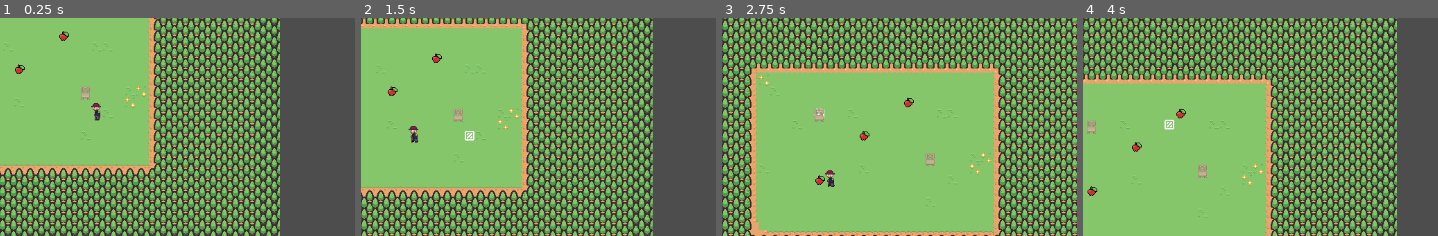
Above: before the commit, frames 1-4 (left to right).
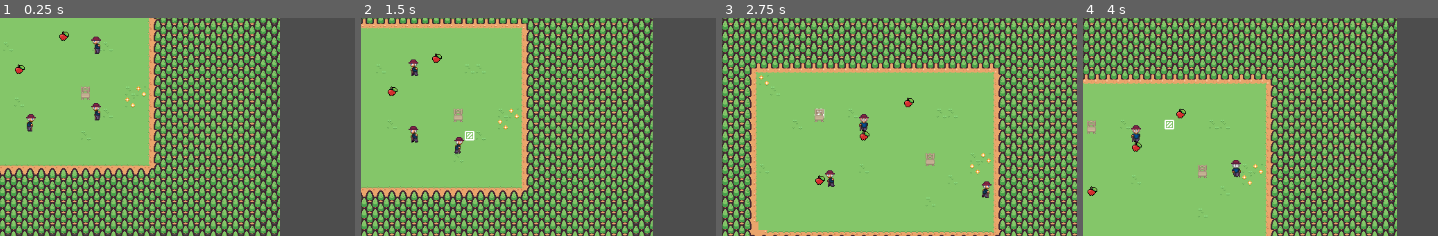
Above: after the commit, the same moments.

Repository: taylor1355/npc-simulation
Game: Godot game, scene res://src/main.tscn
The game is run twice, just before and just after one commit, with the same random seed, the same clock (stepped at 60 frames per second) and the same inputs.
Inputs (mouse positions are % of the whole screen's width and height, from its top left):
- Up to frame 1 (0.25 s): no input
- Up to frame 2 (1.5 s): tap Enter at 0.5 s; drag from (56, 48) to (40, 34) at 0.52 s; drag from (61, 44) to (51, 69) at 1.27 s
- Up to frame 3 (2.75 s): move the mouse to (41, 39) at 2.02 s; hold Middle mouse button (drag_camera) from 2.03 s (still down); click (41, 39) at 2.3 s
- Up to frame 4 (4 s): release Middle mouse button (drag_camera) at 2.75 s; drag from (56, 64) to (69, 46) at 2.77 s; drag from (69, 31) to (55, 51) at 3.52 s
The pictures show only the part of the screen within x 42-92%, y 27-77%; the shares and areas given below are measured in that part.

The runs differ from the first frame. In frame 1, 0.3% of the frame differs, in the area x 7-29%, y 8-53%; in frame 2, 0.3%; in frame 3, 0.3%; in frame 4, 0.3%, in the area x 13-45%, y 49-73%.

Commit message:
refactor: migrate from signals to type-safe event system
This commit migrates the codebase from using direct signals to a new type-safe event system. The changes improve type safety, IDE support, and maintainability.

Key changes:
- Replace FieldEvents signal bus with EventBus implementation
- Create specialized event classes for different event types
- Convert all signal connections to use event_dispatched with type checking
- Update signal emissions to use event factory methods
- Fix signal parameter mismatches in interaction handlers
- Use CONNECT_ONE_SHOT for one-time signal connections
- Fix RequestType reference in interaction.gd

Diff:
--- /dev/null
+++ b/src/common/events/event.gd
@@ -0,0 +1,28 @@
+class_name Event extends RefCounted
+
+## Base class for all game events
+## Provides common functionality and type safety for the event system
+
+enum Type {
+	CELL_HIGHLIGHTED,
+	CELL_SELECTED,
+	GAMEPIECE_CELL_CHANGED,
+	GAMEPIECE_PATH_SET,
+	GAMEPIECE_CLICKED,
+	GAMEPIECE_DESTROYED,
+	NPC_NEED_CHANGED,
+	FOCUSED_GAMEPIECE_CHANGED,
+	TERRAIN_CHANGED,
+	INPUT_PAUSED
+}
+
+var event_type: Type
+var timestamp: float
+
+func _init(type: Type) -> void:
+	event_type = type
+	timestamp = Time.get_unix_time_from_system()
+
+## Helper function to check event type
+func is_type(type: Type) -> bool:
+	return event_type == type
--- /dev/null
+++ b/src/common/events/event_bus.gd
@@ -0,0 +1,67 @@
+class_name EventBus extends Node
+
+## Typed event bus that handles event dispatching with type safety
+
+func _init() -> void:
+	pass
+
+signal event_dispatched(event: Event)
+
+# Specific signals for each event type
+signal cell_highlighted(event: CellEvent)
+signal cell_selected(event: CellEvent)
+signal gamepiece_cell_changed(event: GamepieceEvents.CellChangedEvent)
+signal gamepiece_path_set(event: GamepieceEvents.PathSetEvent)
+signal gamepiece_clicked(event: GamepieceEvents.ClickedEvent)
+signal gamepiece_destroyed(event: GamepieceEvents.DestroyedEvent)
+signal npc_need_changed(event: NpcEvents.NeedChangedEvent)
+signal focused_gamepiece_changed(event: GamepieceEvents.FocusedEvent)
+signal terrain_changed(event: Event)
+signal input_paused(is_paused: bool)
+
+# Cell change tracking
+var _cell_changes_this_frame: Array[Vector2i] = []
+
+func _ready() -> void:
+	# Connect to our own signal to track cell changes
+	event_dispatched.connect(
+		func(event: Event):
+			if event.is_type(Event.Type.GAMEPIECE_CELL_CHANGED):
+				var gp_event := event as GamepieceEvents.CellChangedEvent
+				_cell_changes_this_frame.append(gp_event.gamepiece.cell)
+	)
+	set_process_priority(99999999)  # Run last in frame
+
+func _process(_delta: float) -> void:
+	_cell_changes_this_frame.clear()
+
+## Dispatch an event to all listeners
+func dispatch(event: Event) -> void:
+	event_dispatched.emit(event)
+
+	# Emit type-specific signal
+	match event.event_type:
+		Event.Type.CELL_HIGHLIGHTED:
+			cell_highlighted.emit(event as CellEvent)
+		Event.Type.CELL_SELECTED:
+			cell_selected.emit(event as CellEvent)
+		Event.Type.GAMEPIECE_CELL_CHANGED:
+			gamepiece_cell_changed.emit(event as GamepieceEvents.CellChangedEvent)
+		Event.Type.GAMEPIECE_PATH_SET:
+			gamepiece_path_set.emit(event as GamepieceEvents.PathSetEvent)
+		Event.Type.GAMEPIECE_CLICKED:
+			gamepiece_clicked.emit(event as GamepieceEvents.ClickedEvent)
+		Event.Type.GAMEPIECE_DESTROYED:
+			gamepiece_destroyed.emit(event as GamepieceEvents.DestroyedEvent)
+		Event.Type.NPC_NEED_CHANGED:
+			npc_need_changed.emit(event as NpcEvents.NeedChangedEvent)
+		Event.Type.FOCUSED_GAMEPIECE_CHANGED:
+			focused_gamepiece_changed.emit(event as GamepieceEvents.FocusedEvent)
+		Event.Type.TERRAIN_CHANGED:
+			terrain_changed.emit(event)
+		Event.Type.INPUT_PAUSED:
+			input_paused.emit(event.get("is_paused"))
+
+## Check if a gamepiece moved to a cell this frame
+func did_gp_move_to_cell_this_frame(cell: Vector2i) -> bool:
+	return _cell_changes_this_frame.has(cell)
--- /dev/null
+++ b/src/common/events/field_events/cell_event.gd
@@ -0,0 +1,14 @@
+class_name CellEvent extends Event
+
+## Event for cell-related actions (highlighting, selection)
+var cell: Vector2i
+
+func _init(type: Type, cell_pos: Vector2i) -> void:
+	super(type)
+	cell = cell_pos
+
+static func create_highlight(cell_pos: Vector2i) -> CellEvent:
+	return CellEvent.new(Type.CELL_HIGHLIGHTED, cell_pos)
+
+static func create_select(cell_pos: Vector2i) -> CellEvent:
+	return CellEvent.new(Type.CELL_SELECTED, cell_pos)
--- /dev/null
+++ b/src/common/events/field_events/gamepiece_events.gd
@@ -0,0 +1,58 @@
+class_name GamepieceEvents extends RefCounted
+
+## Collection of gamepiece-related event classes
+
+class CellChangedEvent extends Event:
+	var gamepiece: Gamepiece
+	var old_cell: Vector2i
+
+	func _init(piece: Gamepiece, old_pos: Vector2i) -> void:
+		super(Type.GAMEPIECE_CELL_CHANGED)
+		gamepiece = piece
+		old_cell = old_pos
+
+class PathSetEvent extends Event:
+	var gamepiece: Gamepiece
+	var destination_cell: Vector2i
+
+	func _init(piece: Gamepiece, dest_pos: Vector2i) -> void:
+		super(Type.GAMEPIECE_PATH_SET)
+		gamepiece = piece
+		destination_cell = dest_pos
+
+class ClickedEvent extends Event:
+	var gamepiece: Gamepiece
+
+	func _init(piece: Gamepiece) -> void:
+		super(Type.GAMEPIECE_CLICKED)
+		gamepiece = piece
+
+class DestroyedEvent extends Event:
+	var gamepiece: Gamepiece
+
+	func _init(piece: Gamepiece) -> void:
+		super(Type.GAMEPIECE_DESTROYED)
+		gamepiece = piece
+
+class FocusedEvent extends Event:
+	var gamepiece: Gamepiece
+
+	func _init(piece: Gamepiece) -> void:
+		super(Type.FOCUSED_GAMEPIECE_CHANGED)
+		gamepiece = piece
+
+## Static factory methods
+static func create_cell_changed(piece: Gamepiece, old_pos: Vector2i) -> CellChangedEvent:
+	return CellChangedEvent.new(piece, old_pos)
+
+static func create_path_set(piece: Gamepiece, dest_pos: Vector2i) -> PathSetEvent:
+	return PathSetEvent.new(piece, dest_pos)
+
+static func create_clicked(piece: Gamepiece) -> ClickedEvent:
+	return ClickedEvent.new(piece)
+
+static func create_destroyed(piece: Gamepiece) -> DestroyedEvent:
+	return DestroyedEvent.new(piece)
+
+static func create_focused(piece: Gamepiece) -> FocusedEvent:
+	return FocusedEvent.new(piece)
--- /dev/null
+++ b/src/common/events/field_events/npc_events.gd
@@ -0,0 +1,18 @@
+class_name NpcEvents extends RefCounted
+
+## Collection of NPC-related event classes
+
+class NeedChangedEvent extends Event:
+	var npc: Gamepiece
+	var need_id: String
+	var new_value: float
+
+	func _init(piece: Gamepiece, need: String, value: float) -> void:
+		super(Type.NPC_NEED_CHANGED)
+		npc = piece
+		need_id = need
+		new_value = value
+
+## Static factory methods
+static func create_need_changed(piece: Gamepiece, need: String, value: float) -> NeedChangedEvent:
+	return NeedChangedEvent.new(piece, need, value)
--- /dev/null
+++ b/src/common/events/field_events/system_events.gd
@@ -0,0 +1,14 @@
+class_name SystemEvents extends RefCounted
+
+## Collection of system-related event classes
+
+class InputPausedEvent extends Event:
+	var is_paused: bool
+
+	func _init(paused: bool) -> void:
+		super(Type.INPUT_PAUSED)
+		is_paused = paused
+
+## Static factory methods
+static func create_input_paused(paused: bool) -> InputPausedEvent:
+	return InputPausedEvent.new(paused)
--- a/src/common/field_events.gd
+++ b/src/common/field_events.gd
@@ -1,62 +1,2 @@
-## A signal bus to connect distant scenes to various field-exclusive events.
-extends Node
-
-## Set this object's process priority to a very high number.
-## We want the Field Event manager's _process method to run after all Gamepieces and Controllers.
-const PROCESS_PRIORITY: = 99999999
-
-## Emitted when the cursor moves to a new position on the field gameboard.
-signal cell_highlighted(cell: Vector2i)
-
-## Emitted when the player selects a cell on the field gameboard via the [FieldCursor].
-signal cell_selected(cell: Vector2i)
-
-## Gamepiece related signals, usually emitted by the the gamepieces themselves.
-signal gamepiece_cell_changed(gamepiece: Gamepiece, old_cell: Vector2i)
-signal gamepiece_path_set(gamepiece: Gamepiece, destination_cell: Vector2i)
-signal gamepiece_clicked(gamepiece: Gamepiece)
-signal gamepiece_destroyed(gamepiece: Gamepiece)
-
-## NPC related signals
-signal npc_need_changed(gamepiece: Gamepiece, need_id: String, new_value: float)
-
-## Emitted when the focused gamepiece changes. Used to update UI elements.
-signal focused_gamepiece_changed(new_focused_gamepiece: Gamepiece)
-
-## Emitted whenever terrain passability changes. Pathfinders will need to be rebuilt.
-signal terrain_changed
-
-## Emitted whenever ALL input within the field state is to be paused or resumed.
-## Typically emitted by combat, dialogues, etc.
-signal input_paused(is_paused: bool)
-
-# The physics engine updates a frame after physics object move, which plays havoc with our
-# CollisionFinder class (objects are not there the same frame they move!).
-# This is an issue for moving gamepices. Multiple Gamepieces may decide to move onto the same cell
-# in the same frame, since their collision shapes will not yet be blocking the cell.
-# The Field Events manager keeps track of these edge cases by recording which cells were targeted
-# for movement THIS FRAME. The record will be cleared at the end of the frame and wait for other
-# cell_changed signals.
-# Please note that this is not a comprehensive list of moving gamepieces, but rather a list of
-# changes in cells that occured from Gamepieces for this frame only.
-var _cell_changes_this_frame: Array[Vector2i] = []
-
-
-func _ready() -> void:
-	gamepiece_cell_changed.connect(_on_gamepiece_cell_changed)
-
-	# We want to clear the record of this frame's cell changes at the end of the frame, so this
-	# class's _process() should run last.
-	set_process_priority(PROCESS_PRIORITY)
-
-
-func _process(_delta: float) -> void:
-	_cell_changes_this_frame.clear()
-
-
-func did_gp_move_to_cell_this_frame(cell: Vector2i) -> bool:
-	return _cell_changes_this_frame.has(cell)
-
-
-func _on_gamepiece_cell_changed(gamepiece: Gamepiece, _old_cell: Vector2i) -> void:
-	_cell_changes_this_frame.append(gamepiece.cell)
+## Global event bus for field-related events
+extends EventBus
--- a/src/common/globals.gd
+++ b/src/common/globals.gd
@@ -3,7 +3,11 @@
 var focused_gamepiece: Gamepiece = null
 
 func _ready() -> void:
-	FieldEvents.focused_gamepiece_changed.connect(_on_focused_gamepiece_changed)
+	FieldEvents.event_dispatched.connect(
+		func(event: Event):
+			if event.is_type(Event.Type.FOCUSED_GAMEPIECE_CHANGED):
+				_on_focused_gamepiece_changed(event as GamepieceEvents.FocusedEvent)
+	)
 
-func _on_focused_gamepiece_changed(gamepiece: Gamepiece) -> void:
-	focused_gamepiece = gamepiece
+func _on_focused_gamepiece_changed(event: GamepieceEvents.FocusedEvent) -> void:
+	focused_gamepiece = event.gamepiece
--- a/src/field/field.gd
+++ b/src/field/field.gd
@@ -10,7 +10,11 @@
 	assert(gameboard)
 	randomize()
 
-	FieldEvents.gamepiece_clicked.connect(_on_gamepiece_clicked)
+	FieldEvents.event_dispatched.connect(
+		func(event: Event):
+			if event.is_type(Event.Type.GAMEPIECE_CLICKED):
+				_on_gamepiece_clicked(event as GamepieceEvents.ClickedEvent)
+	)
 
 	# The field state must pause/unpause with combat accordingly.
 	# Note that pausing/unpausing input is already wrapped up in triggers, which are what will initiate combat.
@@ -23,14 +27,14 @@
 
 # func _unhandled_key_input(event: InputEvent) -> void:
 	# if event.is_action_pressed("pause"):
-	# 	FieldEvents.input_paused.emit(true)
+	# 	FieldEvents.dispatch(SystemEvents.create_input_paused(true))
 	# 	print("Field paused")
 	# elif event.is_action_released("pause"):
-	# 	FieldEvents.input_paused.emit(false)
+	# 	FieldEvents.dispatch(SystemEvents.create_input_paused(false))
 	# 	print("Field unpaused")
 
-func _on_gamepiece_clicked(gamepiece: Gamepiece) -> void:
-	set_focused_game_piece(gamepiece)
+func _on_gamepiece_clicked(event: GamepieceEvents.ClickedEvent) -> void:
+	set_focused_game_piece(event.gamepiece)
 
 
 func set_focused_game_piece(value: Gamepiece) -> void:
@@ -46,4 +50,6 @@
 
 	Camera.gamepiece = focused_game_piece
 
-	FieldEvents.focused_gamepiece_changed.emit(focused_game_piece)
+	FieldEvents.dispatch(
+		GamepieceEvents.create_focused(focused_game_piece)
+	)
--- a/src/field/field_cursor.gd
+++ b/src/field/field_cursor.gd
@@ -33,7 +33,11 @@
 func _ready() -> void:
 	assert(gameboard, "\n%s::initialize error - Invalid Gameboard reference!" % name)
 
-	FieldEvents.input_paused.connect(_on_input_paused)
+	FieldEvents.event_dispatched.connect(
+		func(event: Event):
+			if event.is_type(Event.Type.INPUT_PAUSED):
+				_on_input_paused(event as SystemEvents.InputPausedEvent)
+	)
 
 
 func _unhandled_input(event: InputEvent) -> void:
@@ -44,8 +48,11 @@
 	elif event.is_action_released("select"):
 		get_viewport().set_input_as_handled()
 
-		selected.emit(_get_cell_under_mouse())
-		FieldEvents.cell_selected.emit(_get_cell_under_mouse())
+		var cell = _get_cell_under_mouse()
+		selected.emit(cell)
+		FieldEvents.dispatch(
+			CellEvent.create_select(cell)
+		)
 
 
 ## Limit cursor selection to a particular subset of cells.
@@ -78,7 +85,10 @@
 		set_cell(0, focus, 0, Vector2(1, 5))
 
 	focus_changed.emit(old_focus, focus)
-	FieldEvents.cell_highlighted.emit(focus)
+	if focus != Gameboard.INVALID_CELL:
+		FieldEvents.dispatch(
+			CellEvent.create_highlight(focus)
+		)
 
 
 # Convert mouse/touch coordinates to a gameboard cell.
@@ -98,8 +108,8 @@
 	return not valid_cells.is_empty() and not cell in valid_cells
 
 
-func _on_input_paused(is_paused: bool) -> void:
-	set_process_unhandled_input(!is_paused)
+func _on_input_paused(event: SystemEvents.InputPausedEvent) -> void:
+	set_process_unhandled_input(!event.is_paused)
 
-	if is_paused:
+	if event.is_paused:
 		set_focus(Gameboard.INVALID_CELL)
--- a/src/field/gamepieces/controllers/gamepiece_controller.gd
+++ b/src/field/gamepieces/controllers/gamepiece_controller.gd
@@ -75,7 +75,11 @@
 		_gamepiece.arrived.connect(_on_gamepiece_arrived)
 
 		# The controller will be notified of any changes in the gameboard and respond accordingly.
-		FieldEvents.gamepiece_cell_changed.connect(_on_gamepiece_cell_changed)
+		FieldEvents.event_dispatched.connect(
+			func(event: Event):
+				if event.is_type(Event.Type.GAMEPIECE_CELL_CHANGED):
+					_on_gamepiece_cell_changed(event as GamepieceEvents.CellChangedEvent)
+		)
 		FieldEvents.terrain_changed.connect(_on_terrain_passability_changed)
 
 		# Update pathfinding when movement blocking changes
@@ -253,9 +257,9 @@
 
 
 # Whenever a gamepiece moves, flag its destination and origin as in need of an update.
-func _on_gamepiece_cell_changed(gamepiece: Gamepiece, old_cell: Vector2) -> void:
-	_cells_to_update.append(old_cell)
-	_cells_to_update.append(gamepiece.cell)
+func _on_gamepiece_cell_changed(event: GamepieceEvents.CellChangedEvent) -> void:
+	_cells_to_update.append(event.old_cell)
+	_cells_to_update.append(event.gamepiece.cell)
 
 
 # Various events may trigger a change in the terrain which, in turn, changes which cells are
--- a/src/field/gamepieces/gamepiece.gd
+++ b/src/field/gamepieces/gamepiece.gd
@@ -110,18 +110,22 @@
 		# Ensure that the gamepiece and its path are at the same scale. Enables using local scale for movement coordinates (simplifies path creation)
 		_path.global_scale = global_scale
 
-		# Forward local signals to the corresponding FieldEvents
+		# Forward local signals
 		cell_changed.connect(
-			func(old_cell: Vector2): FieldEvents.gamepiece_cell_changed.emit(self, old_cell)
+			func(old_cell: Vector2):
+				var event = GamepieceEvents.create_cell_changed(self, old_cell)
+				FieldEvents.dispatch(event)
 		)
 		_click_area.clicked.connect(
-			func(): FieldEvents.gamepiece_clicked.emit(self)
+			func():
+				var event = GamepieceEvents.create_clicked(self)
+				FieldEvents.dispatch(event)
 		)
 
-		# Set up gamepiece to be deleted on gamepiece_destroyed signal
+		# Set up gamepiece to be deleted on gamepiece_destroyed event
 		FieldEvents.gamepiece_destroyed.connect(
-			func(gamepiece: Gamepiece):
-				if gamepiece == self:
+			func(event: GamepieceEvents.DestroyedEvent):
+				if event.gamepiece == self:
 					queue_free()
 		)
 
--- a/src/field/interactions/interaction.gd
+++ b/src/field/interactions/interaction.gd
@@ -1,6 +1,6 @@
 class_name Interaction extends RefCounted
 
-const RequestType = preload("res://src/field/interactions/interaction_request.gd").Type
+const RequestType = preload("res://src/field/interactions/interaction_request.gd").RequestType
 
 var name: String
 var description: String
--- a/src/field/interactions/interaction_request.gd
+++ b/src/field/interactions/interaction_request.gd
@@ -1,6 +1,6 @@
 class_name InteractionRequest extends RefCounted
 
-enum Type {
+enum RequestType {
 	START,
 	CANCEL
 }
@@ -12,7 +12,7 @@
 }
 
 var interaction_name: String
-var request_type: Type
+var request_type: RequestType
 var status: Status
 var npc_controller: NpcController
 var item_controller: ItemController
@@ -22,7 +22,7 @@
 signal rejected(reason: String)
 
 
-func _init(_interaction_name: String, _request_type: Type, _npc: NpcController, _arguments: Dictionary = {}):
+func _init(_interaction_name: String, _request_type: RequestType, _npc: NpcController, _arguments: Dictionary = {}):
 	interaction_name = _interaction_name
 	request_type = _request_type
 	npc_controller = _npc
--- a/src/field/items/components/consumable_component.gd
+++ b/src/field/items/components/consumable_component.gd
@@ -42,7 +42,9 @@
 
 func _finish_interaction() -> void:
 	if percent_left <= 0.0:
-		FieldEvents.gamepiece_destroyed.emit(item_controller._gamepiece)
+		FieldEvents.dispatch(
+			GamepieceEvents.create_destroyed(item_controller._gamepiece)
+		)
 	need_modifying._finish_interaction()
 	interaction_finished.emit(INTERACTION_NAME, {})
 
--- a/src/field/items/item_controller.gd
+++ b/src/field/items/item_controller.gd
@@ -42,9 +42,9 @@
 			request.reject("Interaction not found")
 			return
 
-		if request.request_type == InteractionRequest.Type.START:
+		if request.request_type == InteractionRequest.RequestType.START:
 			interaction.start_request.emit(request)
-		elif request.request_type == InteractionRequest.Type.CANCEL:
+		elif request.request_type == InteractionRequest.RequestType.CANCEL:
 			interaction.cancel_request.emit(request)
 		else:
 			request.reject("Invalid request type")
--- a/src/field/npcs/npc_controller.gd
+++ b/src/field/npcs/npc_controller.gd
@@ -59,9 +59,11 @@
 	if not Engine.is_editor_hint():
 		add_to_group(GROUP_NAME)
 
-		# Forward local signals to the corresponding FieldEvents
+		# Forward local signals
 		need_changed.connect(
-			func(need_id: String, new_value: float): FieldEvents.npc_need_changed.emit(_gamepiece, need_id, new_value)
+			func(need_id: String, new_value: float):
+				var event = NpcEvents.create_need_changed(_gamepiece, need_id, new_value)
+				FieldEvents.dispatch(event)
 		)
 
 		for need_id in NEED_IDS:
@@ -134,7 +136,8 @@
 	else:
 		destination = new_destination as Vector2i
 
-	FieldEvents.gamepiece_path_set.emit.call_deferred(_gamepiece, destination)
+	var event = GamepieceEvents.create_path_set(_gamepiece, destination)
+	FieldEvents.dispatch.call_deferred(event)
 	travel_to_cell(destination, true)
 
 
@@ -198,7 +201,7 @@
 		interaction_request.accepted.connect(
 			func():
 				current_interaction = interaction
-				item.interaction_finished.connect(_on_interaction_finished)
+				item.interaction_finished.connect(_on_interaction_finished, CONNECT_ONE_SHOT)
 				current_state = NPCState.INTERACTING
 		)
 		interaction_request.rejected.connect(
@@ -216,10 +219,9 @@
 ################
 ### Handlers ###
 ################
-func _on_interaction_finished(_interaction_name: String, npc: NpcController, _payload: Dictionary) -> void:
-	if npc == self:
-		current_interaction = null
-		decide_behavior()
+func _on_interaction_finished(_interaction_name: String, _npc: NpcController, _payload: Dictionary) -> void:
+	current_interaction = null
+	decide_behavior()
 
 
 func _on_gamepiece_arrived() -> void:
--- a/src/field/npcs/vision_manager.gd
+++ b/src/field/npcs/vision_manager.gd
@@ -9,7 +9,11 @@
 	parent_gamepiece = get_gamepiece(self)
 	area_entered.connect(_on_area_entered)
 	area_exited.connect(_on_area_exited)
-	FieldEvents.gamepiece_destroyed.connect(_on_gamepiece_removed)
+	FieldEvents.event_dispatched.connect(
+		func(event: Event):
+			if event.is_type(Event.Type.GAMEPIECE_DESTROYED):
+				_on_gamepiece_removed(event as GamepieceEvents.DestroyedEvent)
+	)
 
 	# TODO: add all gamepieces already in the area
 	# get_overlapping_areas() seems to not be working as expected
@@ -27,8 +31,8 @@
 		_remove_gamepiece(gamepiece)
 
 
-func _on_gamepiece_removed(gamepiece: Gamepiece):
-	_remove_gamepiece(gamepiece)
+func _on_gamepiece_removed(event: GamepieceEvents.DestroyedEvent):
+	_remove_gamepiece(event.gamepiece)
 
 
 func _add_gamepiece(gamepiece: Gamepiece):
--- a/src/field/path_destination_marker.gd
+++ b/src/field/path_destination_marker.gd
@@ -6,23 +6,28 @@
 
 
 func _ready() -> void:
-	FieldEvents.gamepiece_path_set.connect(_on_gamepiece_path_set)
-	FieldEvents.focused_gamepiece_changed.connect(_on_focused_gamepiece_changed)
+	FieldEvents.event_dispatched.connect(
+		func(event: Event):
+			if event.is_type(Event.Type.GAMEPIECE_PATH_SET):
+				_on_gamepiece_path_set(event as GamepieceEvents.PathSetEvent)
+			elif event.is_type(Event.Type.FOCUSED_GAMEPIECE_CHANGED):
+				_on_focused_gamepiece_changed(event as GamepieceEvents.FocusedEvent)
+	)
 
 
-func _on_gamepiece_path_set(gamepiece: Gamepiece, destination_cell: Vector2i) -> void:
-	if gamepiece != Globals.focused_gamepiece:
+func _on_gamepiece_path_set(event: GamepieceEvents.PathSetEvent) -> void:
+	if event.gamepiece != Globals.focused_gamepiece:
 		return
 
-	gamepiece.arrived.connect(hide, CONNECT_ONE_SHOT)
-	position = gameboard.cell_to_pixel(destination_cell)
+	event.gamepiece.arrived.connect(hide, CONNECT_ONE_SHOT)
+	position = gameboard.cell_to_pixel(event.destination_cell)
 	show()
 
 
-func _on_focused_gamepiece_changed(gamepiece: Gamepiece) -> void:
+func _on_focused_gamepiece_changed(event: GamepieceEvents.FocusedEvent) -> void:
 	if focused_gamepiece:
 		focused_gamepiece.arrived.disconnect(hide)
-	focused_gamepiece = gamepiece
+	focused_gamepiece = event.gamepiece
 
 	focused_gamepiece.arrived.connect(hide, CONNECT_ONE_SHOT)
 
--- a/src/main.tscn
+++ b/src/main.tscn
@@ -196,6 +196,14 @@
 position = Vector2(279, 152)
 gameboard = ExtResource("2_l26x2")
 
+[node name="Npc2" parent="Field/Entities/Npcs" instance=ExtResource("9_mkw52")]
+position = Vector2(158, 167)
+gameboard = ExtResource("2_l26x2")
+
+[node name="Npc3" parent="Field/Entities/Npcs" instance=ExtResource("9_mkw52")]
+position = Vector2(279, 59)
+gameboard = ExtResource("2_l26x2")
+
 [node name="Items" type="Node2D" parent="Field/Entities"]
 y_sort_enabled = true
 
--- a/src/ui/need_bar.gd
+++ b/src/ui/need_bar.gd
@@ -10,7 +10,11 @@
 	set_label_text(label_text)
 
 	if not Engine.is_editor_hint():
-		FieldEvents.npc_need_changed.connect(self._on_npc_need_changed)
+		FieldEvents.event_dispatched.connect(
+			func(event: Event):
+				if event.is_type(Event.Type.NPC_NEED_CHANGED):
+					_on_npc_need_changed(event as NpcEvents.NeedChangedEvent)
+		)
 
 
 func set_label_text(value: String) -> void:
@@ -18,6 +22,6 @@
 	$RichTextLabel.text = "[right]" + value + "[/right]"
 
 
-func _on_npc_need_changed(gamepiece: Gamepiece, changed_need_id: String, new_value: float) -> void:
-	if gamepiece == Globals.focused_gamepiece and changed_need_id == need_id:
-		$ProgressBar.value = new_value
+func _on_npc_need_changed(event: NpcEvents.NeedChangedEvent) -> void:
+	if event.npc == Globals.focused_gamepiece and event.need_id == need_id:
+		$ProgressBar.value = event.new_value
